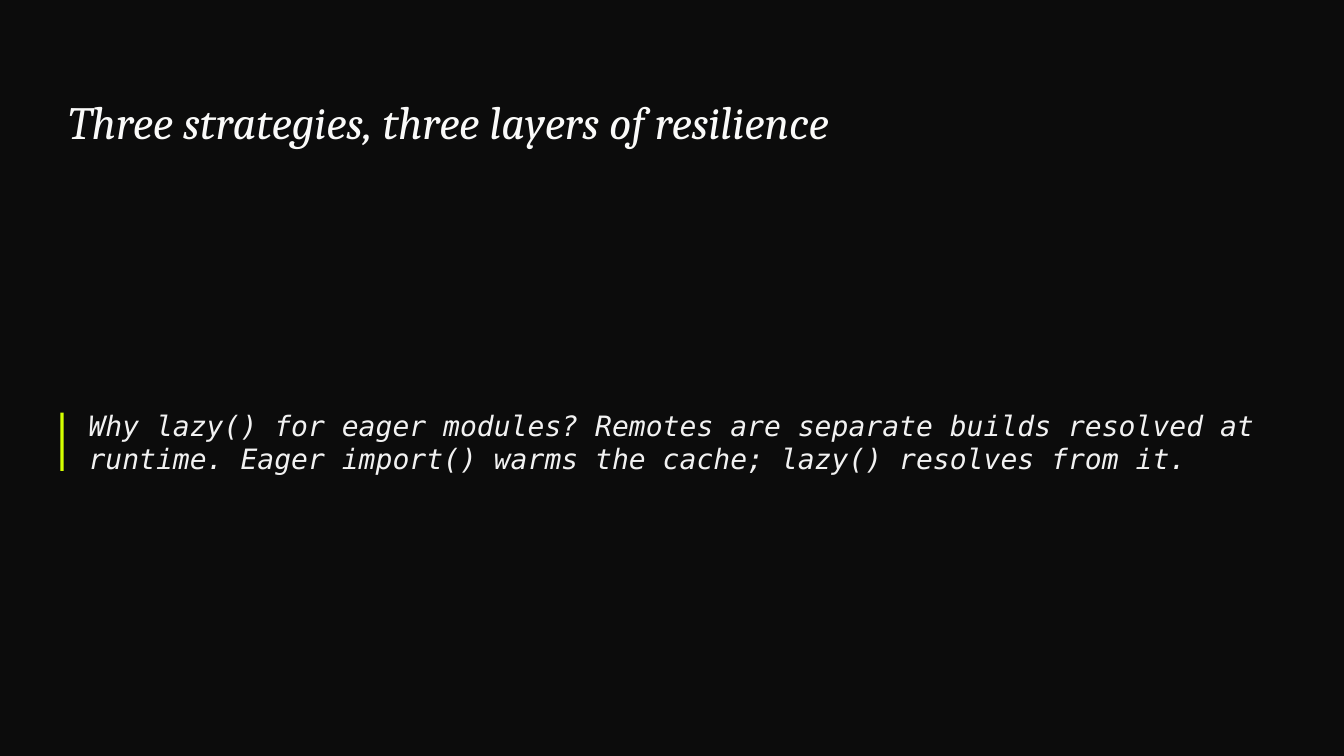
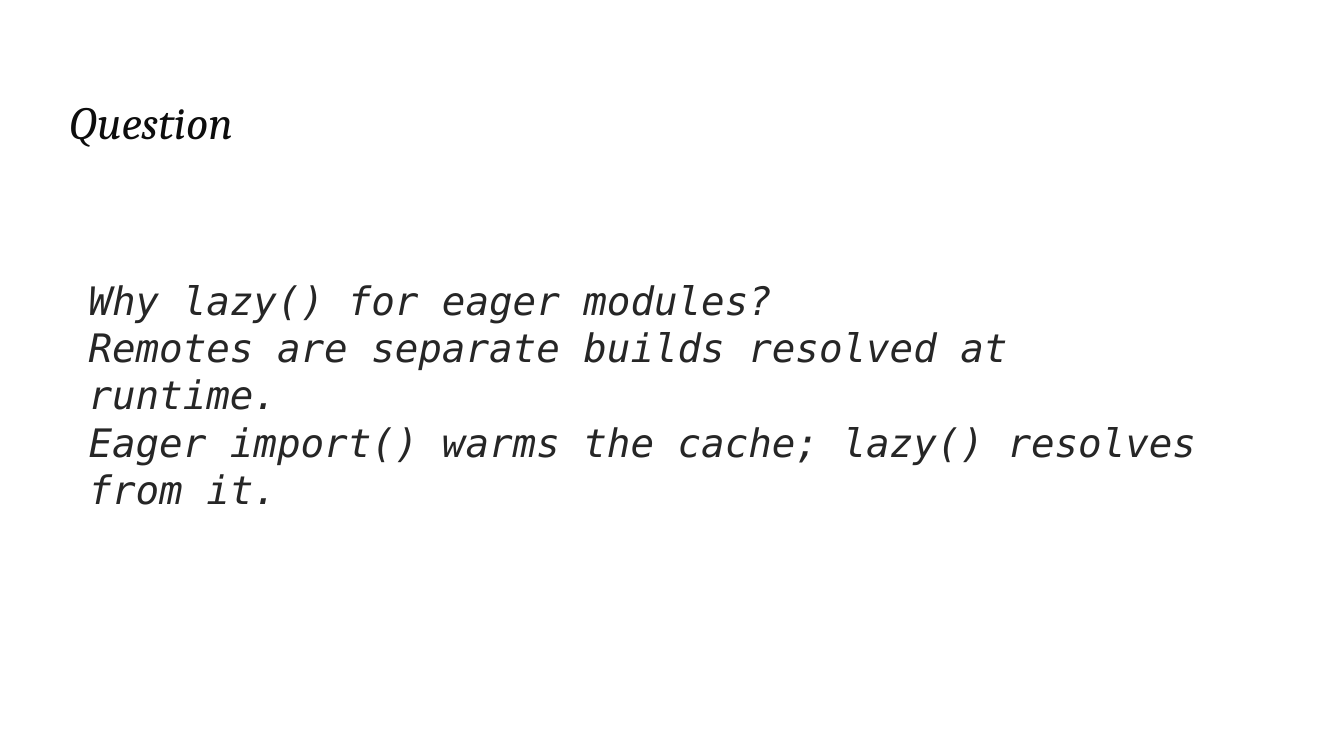
Before and after one commit to devlinduldulao/module-federation-demo, a slide deck: slide 28 of presentation/module-federation.pptx. Drawn at 1344x756 pixels with LibreOffice and Linux fonts; fonts in the diff are those of the drawing. Boxes give left, top, right and bottom in pixels: in the first picture for what was removed or moved away, otherwise in the second. Text is boxed around its words. In the diff, an @@ line names an element or a change of style, - is before the commit and + after.

```diff
--- a/presentation/module-federation.pptx
+++ b/presentation/module-federation.pptx
@@ background #0C0C0C to #FFFFFF @@
@@ text at [68, 108, 233, 147]: text changed; text colour #FAFAF9 to #0D0D0D @@
-Three strategies, three layers of resilience
+Question
@@ text at [89, 285, 1197, 505]: text changed; size 20 to 28 pt; text colour #F2F2F2 to #262626 @@
-Why lazy() for eager modules? Remotes are separate builds resolved at runtime. Eager import() warms the cache; lazy() resolves from it.
+Why lazy() for eager modules?
+Remotes are separate builds resolved at runtime.
+Eager import() warms the cache; lazy() resolves from it.
@@ rectangle removed at [60, 412, 65, 471] @@
```
Also in this commit, not shown: 19 other slides changed, 1 slide added, 2 slides removed, 27 other files.
